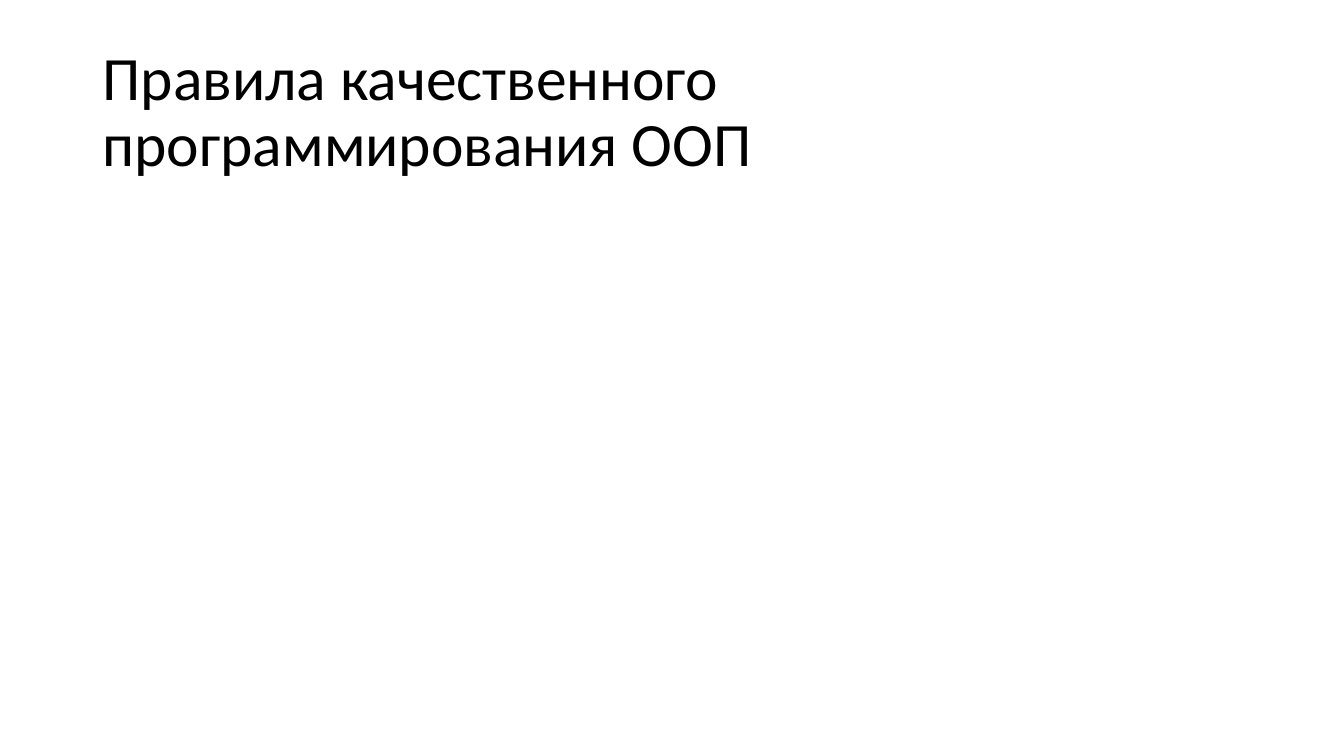
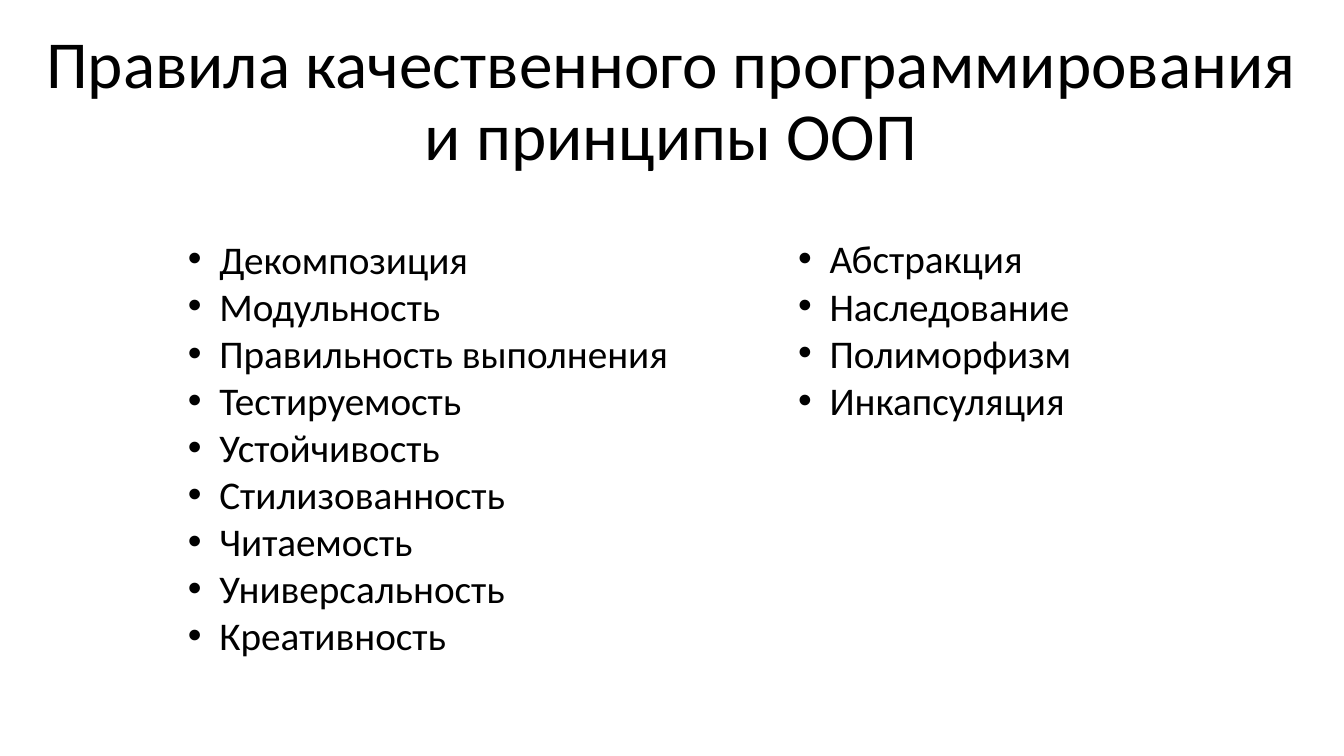
Before and after one commit to N0tilT/Timelon, a slide deck: slide 4 of docs/Timelon.pptx. Drawn at 1344x756 pixels with LibreOffice and Linux fonts; fonts in the diff are those of the drawing. Boxes give left, top, right and bottom in pixels: in the first picture for what was removed or moved away, otherwise in the second. Text is boxed around its words. In the diff, an @@ line names an element or a change of style, - is before the commit and + after.

```diff
--- a/docs/Timelon.pptx
+++ b/docs/Timelon.pptx
@@ title at box(46, 45, 1295, 171): text changed; size 44 to 48 pt @@
-Правила качественного программирования ООП
+Правила качественного программирования
+и принципы ООП
@@ text added at box(219, 249, 668, 657), 28 pt, text #000000 @@
+• Декомпозиция
+• Модульность
+• Правильность выполнения
+• Тестируемость
+• Устойчивость
+• Стилизованность
+• Читаемость
+• Универсальность
+• Креативность
@@ text added at box(830, 246, 1072, 422), 28 pt, text #000000 @@
+• Абстракция
+• Наследование
+• Полиморфизм
+• Инкапсуляция
```
Also in this commit, not shown: 4 other slides changed, 1 slide removed.
